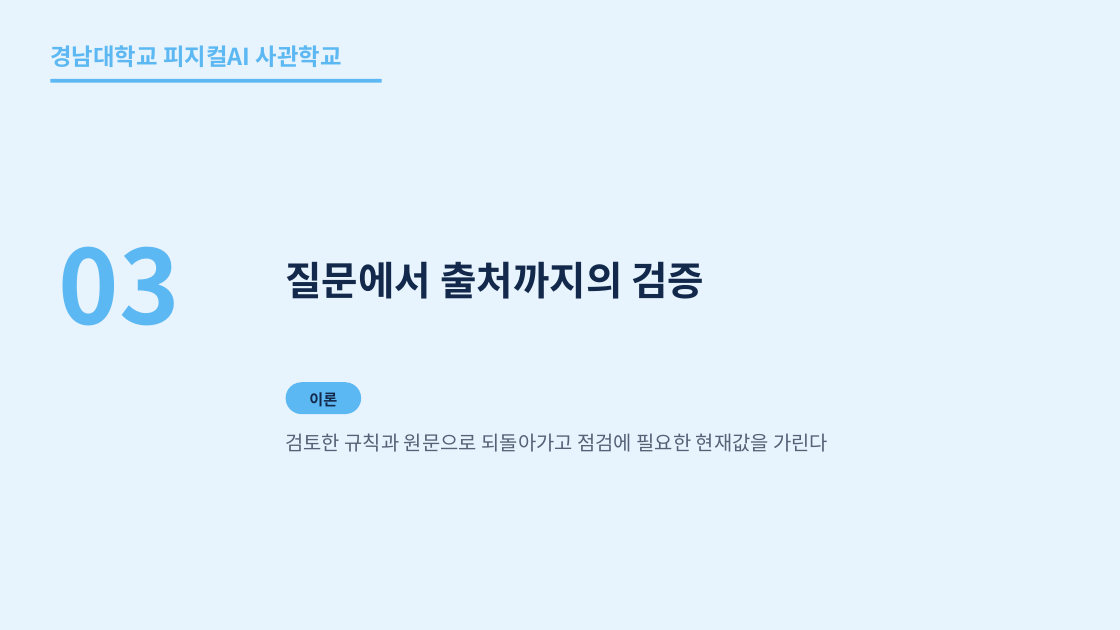
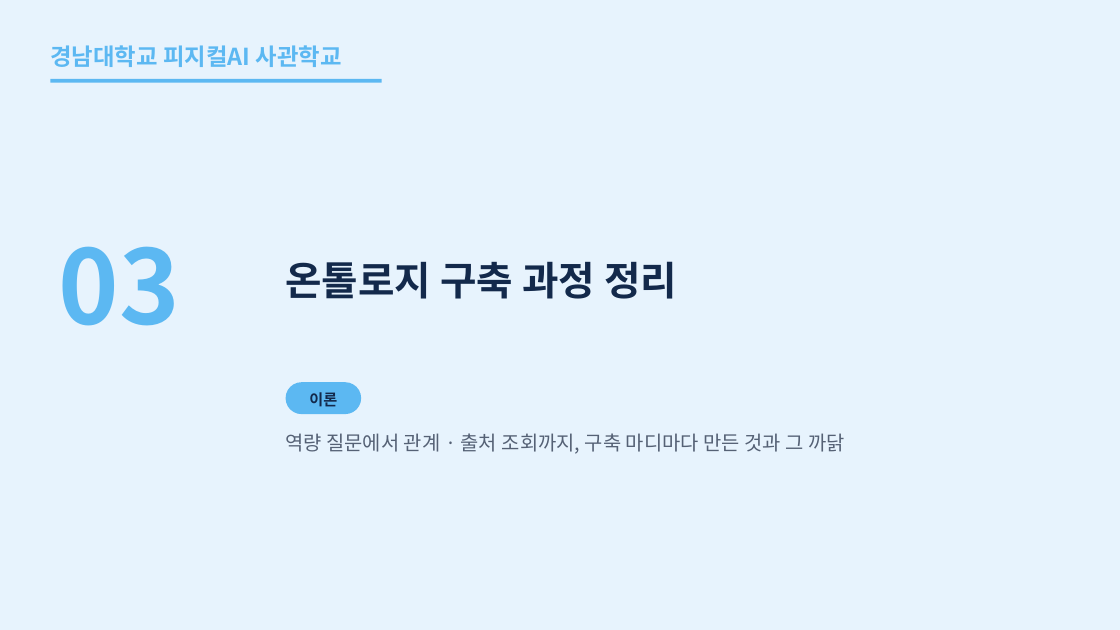
Before and after one commit to uengine-oss/hyd-iot-edu, a slide deck: slide 45 of workspace/강의제작/산출물/실전반/이론_오프라인/03회차/실전반_오프라인_03회차.pptx (slide 26 before the commit). Drawn at 1120x630 pixels with LibreOffice and Linux fonts; fonts in the diff are those of the drawing. Boxes give left, top, right and bottom in pixels: in the first picture for what was removed or moved away, otherwise in the second. Text is boxed around its words. In the diff, an @@ line names an element or a change of style, - is before the commit and + after.

```diff
--- a/workspace/강의제작/산출물/실전반/이론_오프라인/03회차/실전반_오프라인_03회차.pptx
+++ b/workspace/강의제작/산출물/실전반/이론_오프라인/03회차/실전반_오프라인_03회차.pptx
@@ text at bbox=[285, 261, 677, 299]: text changed @@
-질문에서 출처까지의 검증
+온톨로지 구축 과정 정리
@@ text at bbox=[285, 433, 845, 454]: text changed @@
-검토한 규칙과 원문으로 되돌아가고 점검에 필요한 현재값을 가린다
+역량 질문에서 관계 · 출처 조회까지, 구축 마디마다 만든 것과 그 까닭
```
Also in this commit, not shown: 13 other slides changed, 54 slides added, 25 slides removed, 11 other files.
